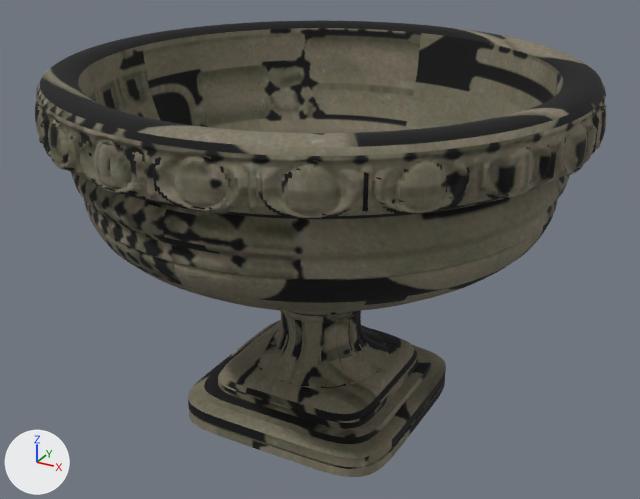
The glTF model sample/stone-pedestal-planter/stone-pedestal-planter.glb as it was, and as the next commit left it.
Rendered twice from a camera (50 mm lens) standing at (0.456, -0.832, 0.619) and looking at (0.0, -0.003, 0.204). Lighting does not change. The marker at lower left points along +X, +Y and +Z. The older version comes first. Vertices at exactly the same position are counted once.

Names of what the first picture shows: 'urn'.
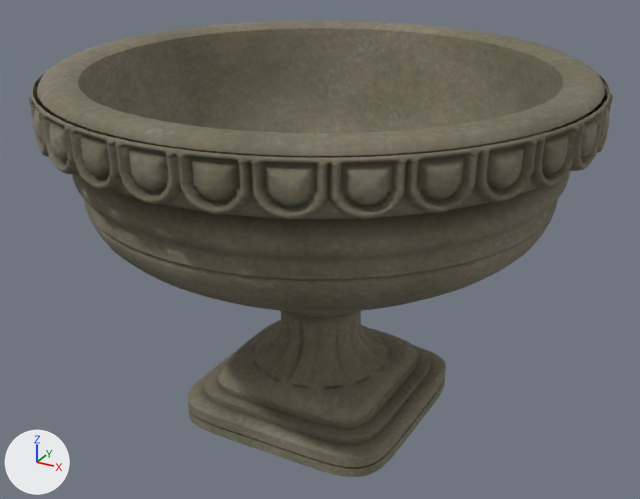
What differs and where, as boxes (x1, y1, x2, y2) in the pictures (640 x 499 px; the box of a moved part takes in the faces that stretch with it):
'urn', reshaped: before (35, 20, 607, 477); after (29, 20, 613, 477)
part 1 of me_inside_lip, moved or reshaped: before (35, 86, 607, 219); after (29, 73, 613, 219)
part 2 of me_inside_lip, surface changed (black to brown): (37, 20, 605, 472) in both

What changed in the scene script:
```text
Change me_inside_lip:
    used by ob_urn; location = (0.0, 0.0, 0.0)
    remove me_inside_lip.from_pydata(...)  # 42082 vertices, 83040 faces; spans x -0.297..0.297, y -0.297..0.297, z 0.0..0.42
    add me_inside_lip.from_pydata(...)  # 35782 vertices, 70200 faces; spans x -0.3..0.3, y -0.301..0.301, z 0.0..0.42
    me_inside_lip part 1: 362 vertices moved within x -0.291..0.291, y -0.296..0.296, z 0.353..0.403; 28006 vertices removed from x -0.297..0.297, y -0.297..0.297, z 0.353..0.41; 21706 vertices added at x -0.3..0.3, y -0.301..0.301, z 0.353..0.41
    me_inside_lip part 2: 25837 kept faces spanning x -0.292..0.292, y -0.292..0.292, z 0.0..0.42 get new texture (UV) coordinates
```
